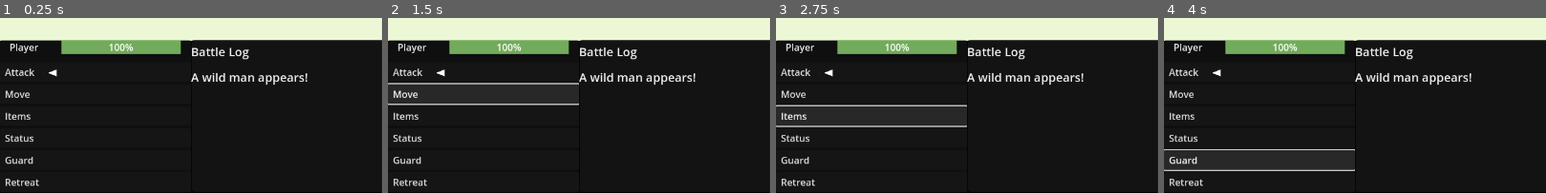
Above: before the commit, frames 1-4 (left to right).
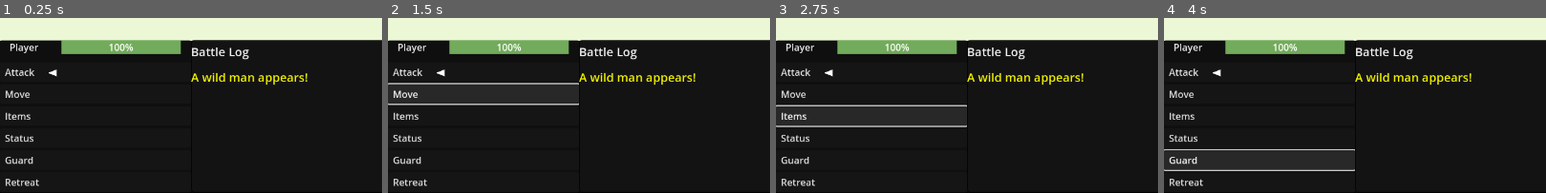
Above: after the commit, the same moments.

Repository: SamShubitz1/WorkingTitle
Game: Godot game, scene res://Scenes/Battle/battle_scene.tscn
Two runs of this game, one before a commit and one after it. Both use one fixed random seed, a clock stepped at 60 frames per second and the inputs below. This scene is started directly instead of the project's main scene.
Inputs:
- Up to frame 1 (0.25 s): no input
- Up to frame 2 (1.5 s): click "Attack" at 0.5 s; click "Move" at 1.25 s
- Up to frame 3 (2.75 s): click "Items" at 2 s
- Up to frame 4 (4 s): click "Status" at 2.75 s; click "Guard" at 3.5 s
The pictures show only the part of the screen within x 0-50%, y 50-100%; the shares and areas given below are measured in that part.

The runs differ from the first frame. In frame 1, 0.8% of the frame differs, in the area x 50-81%, y 31-39%; in frame 2, 0.8%; in frame 3, 0.8%; in frame 4, 0.8%.

Commit message:
fixed bug

Diff:
--- a/Scenes/Battle/battle_controller.gd
+++ b/Scenes/Battle/battle_controller.gd
@@ -80,9 +80,8 @@
 
 func play_dialog(text: String) -> void: #function might be redundant
 	dialog.text = text
-	if !battle_log.is_empty() && text != battle_log[battle_log.size() - 1]:
-		battle_log.append(text)
-		update_dialog_queue()
+	battle_log.append(text)
+	update_dialog_queue()
 
 func update_dialog_queue() -> void:
 	for i in range(dialog_box.size() - 1):
